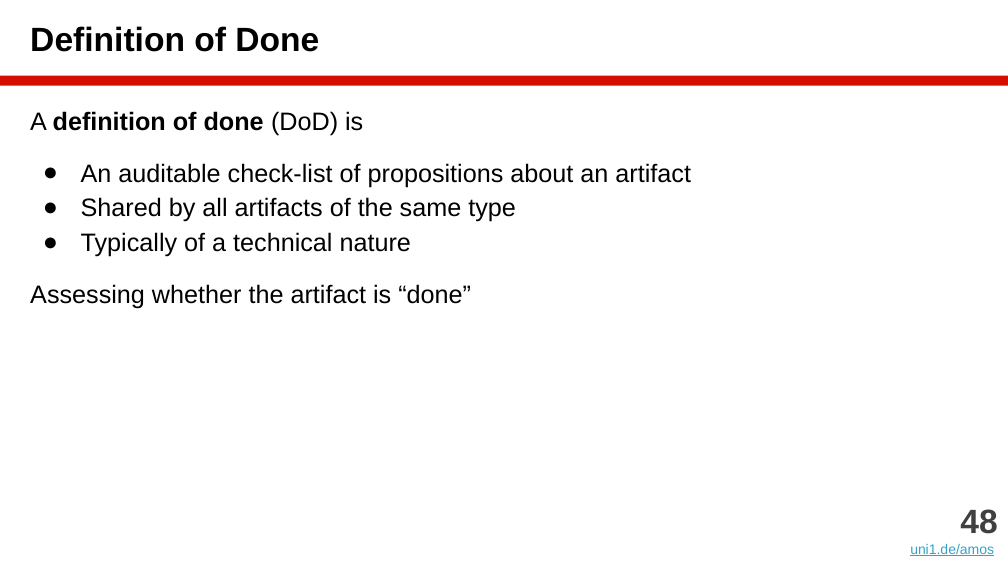
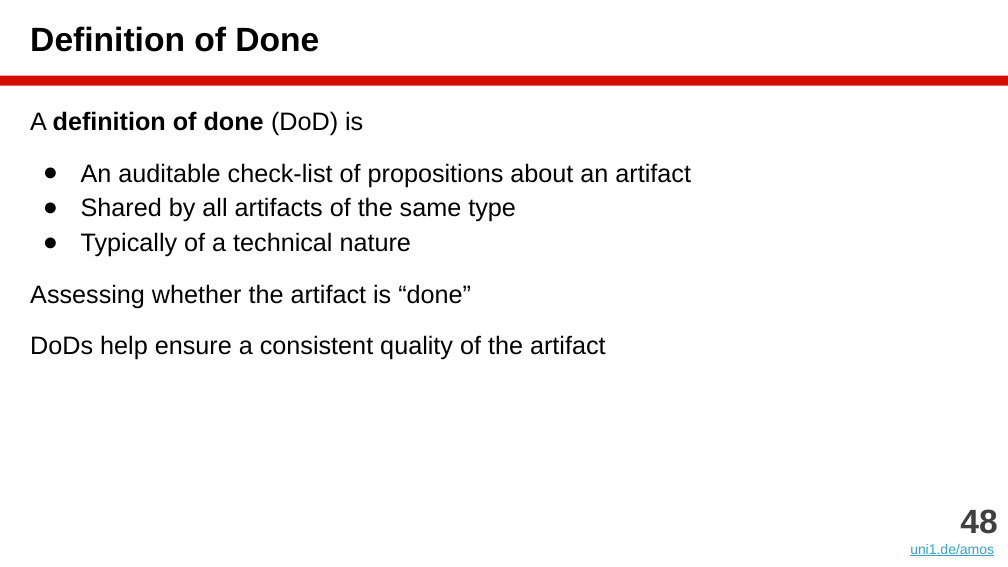
Before and after one commit to dirkriehle/amos-course, a slide deck: slide 48 of Lecture slides/AMOS B04 - Agile Planning.pptx. Drawn at 1008x567 pixels with LibreOffice and Linux fonts; fonts in the diff are those of the drawing. Boxes give left, top, right and bottom in pixels: in the first picture for what was removed or moved away, otherwise in the second. Text is boxed around its words. In the diff, an @@ line names an element or a change of style, - is before the commit and + after.

```diff
--- a/Lecture slides/AMOS B04 - Agile Planning.pptx
+++ b/Lecture slides/AMOS B04 - Agile Planning.pptx
@@ text at [30,335,606,360]: paragraph added @@
+DoDs help ensure a consistent quality of the artifact
```
Also in this commit, not shown: 2 other slides changed, 11 other files.
